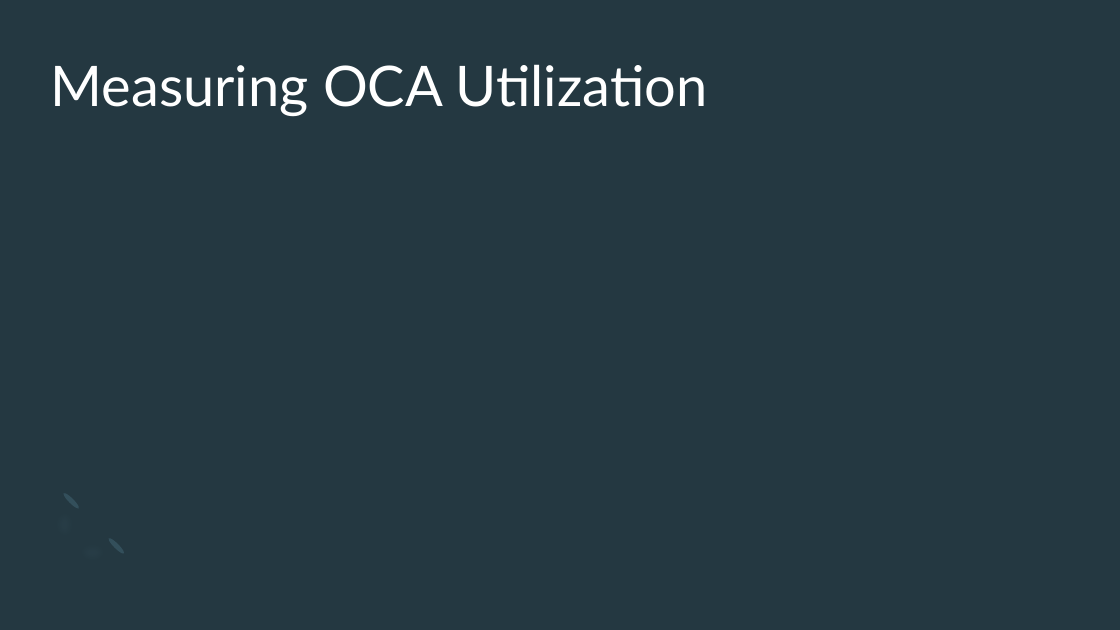
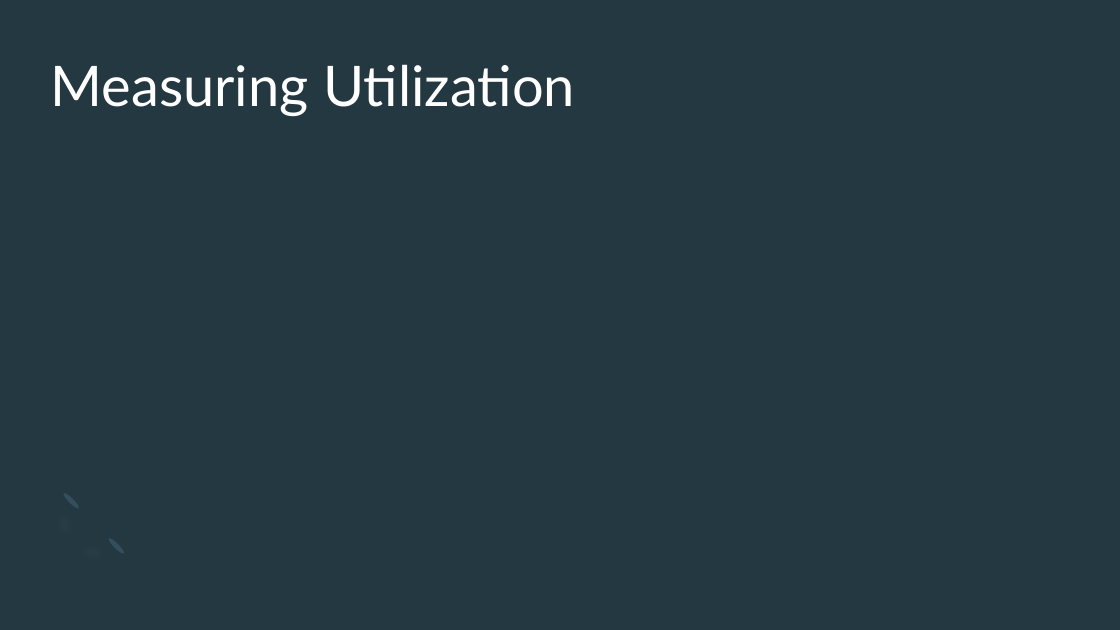
Before and after one commit to epistemetrica/Ocean-Carrier-Alliances-Project, a slide deck: slide 12 of PNREC/PNREC slides.pptx (slide 10 before the commit). Drawn at 1120x630 pixels with LibreOffice and Linux fonts; fonts in the diff are those of the drawing; grey boxes stand for pictures. Boxes give left, top, right and bottom in pixels: in the first picture for what was removed or moved away, otherwise in the second. Text is boxed around its words. In the diff, an @@ line names an element or a change of style, - is before the commit and + after.

```diff
--- a/PNREC/PNREC slides.pptx
+++ b/PNREC/PNREC slides.pptx
@@ title at (x1=51, y1=64, x2=575, y2=116): text changed @@
-Measuring OCA Utilization
+Measuring Utilization
```
Also in this commit, not shown: 6 other slides changed, 3 slides added, 5 slides removed, 4 other files.
